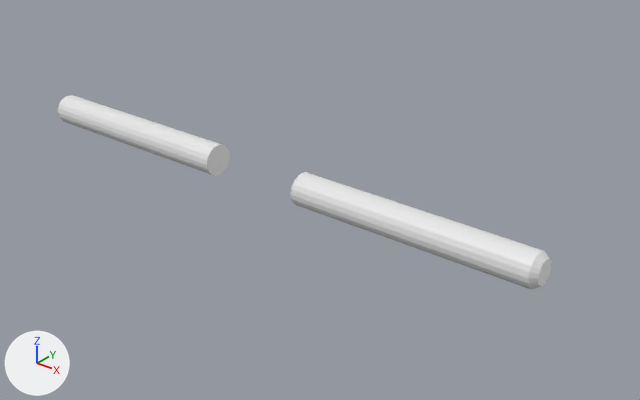
Renders of the FBX model Assets/Nishiwaki/Model/fpsmodelArm.fbx from each side of a commit.
The view is the same before and after, from a 50 mm camera at (5.78, -6.2, 6.32) aimed at (0.58, 0.3, 2.29). Arrows for +X, +Y and +Z are at lower left; the lights stay in place.

Objects in the first picture: 'Arm'.
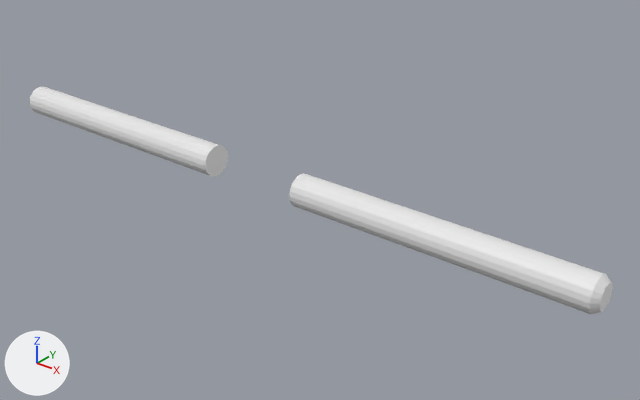
Where the change shows, as pixel boxes (x1, y1, x2, y2) in the pictures (640 x 400 px; the box of a moved part takes in the faces that stretch with it):
'Arm', reshaped, turned: before (58, 95, 551, 289); after (30, 87, 613, 314)
part 1 of me_円柱, moved or reshaped: before (330, 185, 544, 289); after (328, 186, 604, 314)
part 2 of me_円柱, moved or reshaped: before (528, 251, 551, 289); after (589, 274, 613, 314)
part 3 of me_円柱, moved or reshaped: before (58, 95, 192, 164); after (30, 87, 188, 164)

Patch to the scene script:
```diff
--- a/Assets/Nishiwaki/Model/fpsmodelArm.fbx.py
+++ b/Assets/Nishiwaki/Model/fpsmodelArm.fbx.py
@@ me_円柱 @@
 me_円柱.from_pydata(...)  # 282 vertices, 282 faces; spans x -15.6..-13.6, y -1.0..1.0, z -18.6..18.6
 # used by ob_arm; location = (0.0, 0.0, 0.0); rotation_euler = (0.0, 1.571, 0.0), in degrees (0, 90, 0); scale = (0.173, 0.173, 0.173)
+# me_円柱 part 1: all 40 vertices in x -15.6..-13.6, y -1.0..1.0, z 11.1..12.3 are moved by (0.0, 0.0, 0.8)
+# me_円柱 part 2: all 41 vertices in x -15.6..-13.6, y -1.0..1.0, z 18.2..18.6 are moved by (0.0, 0.0, 3.1)
+# me_円柱 part 3: all 40 vertices in x -15.6..-13.6, y -1.0..1.0, z -12.3..-11.1 are moved by (0.0, 0.0, -0.8)
@@ ob_arm @@
 ob_arm.location = (0.0, 0.0, 0.0)
-ob_arm.rotation_euler = (0.0, 1.571, 0.0)  # degrees (0, 90, 0)
+ob_arm.rotation_euler = (-1.368, 1.583, -1.368)  # degrees (-78, 91, -78)
 ob_arm.scale = (0.173, 0.173, 0.173)
```
